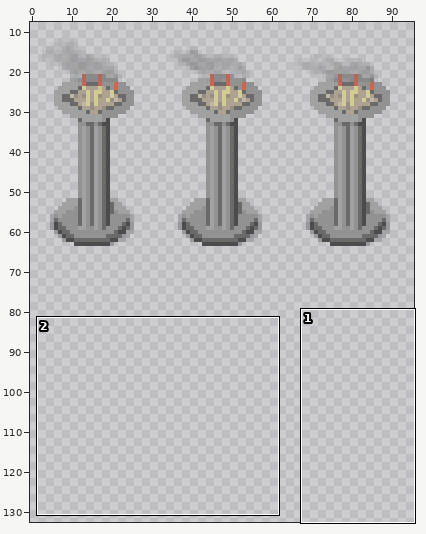
A sprite sheet gets an edit: AMOM/Graphics/Characters/$Incense.png. Above, an overview of the earlier version with the close-up marked.
Close-up. The starting point:
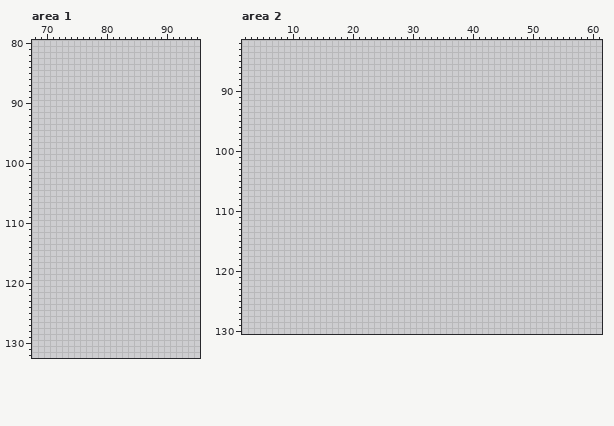
The file is 96x256 pixels. Pixels under 10% opacity are left out. Colours within 5 levels of each other are drawn and written as one. Shown: area 1: x 68..95, y 80..132; area 2: x 2..61, y 82..130. The wide view leaves out empty margins.
Palette (. is transparent): 
Pixels before, area 2 (only the part around the change), first column x 2:
 82 ............................................................
 83 ............................................................
 84 ............................................................
 85 ............................................................
 86 ............................................................
 87 ............................................................
 88 ............................................................
 89 ............................................................
 90 ............................................................
 91 ............................................................
 92 ............................................................
 93 ............................................................
 94 ............................................................
 95 ............................................................
 96 ............................................................
 97 ............................................................
 98 ............................................................
 99 ............................................................
100 ............................................................
101 ............................................................
102 ............................................................
103 ............................................................
104 ............................................................
105 ............................................................
106 ............................................................
107 ............................................................
108 ............................................................
109 ............................................................
110 ............................................................
111 ............................................................
112 ............................................................
113 ............................................................
114 ............................................................
115 ............................................................
116 ............................................................
117 ............................................................
118 ............................................................
119 ............................................................
120 ............................................................
121 ............................................................
122 ............................................................
123 ............................................................
124 ............................................................
125 ............................................................
126 ............................................................
127 ............................................................
128 ............................................................
129 ............................................................
130 ............................................................
Now the later version:
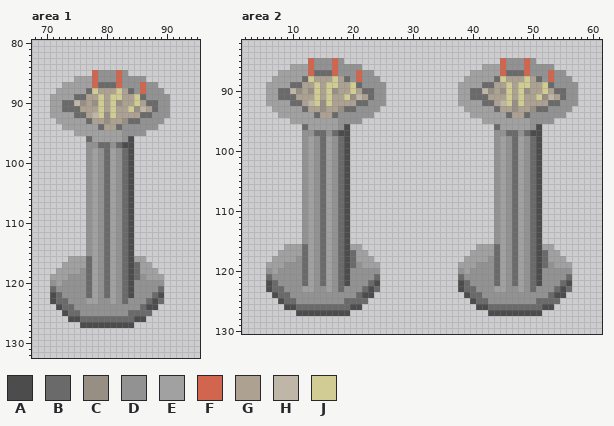
Colours new in this view: A #4d4c4d  B #6a6a6a  C #978f84  D #929292  E #a2a1a1  F #d1654d  G #ada292  H #c0b6a7  J #d1cc94
What changed:
Area 1:
y 85: x 78..83 ...... -> FDDDFD
y 86: x 75..86 ............ -> EEEFDDDFDDDD
y 87: x 73..88 ................ -> EEEEEFBBBFDDDFDD
y 88: x 72..89 .................. -> EEEEEBJGGGJGBDFDDD
y 89: x 71..90 .................... -> EEEEBBGGJGJJGGJBDDDD
y 90: x 71..90 .................... -> EEBBHCGCJGJCGGJGBBDD
y 91: x 71..90 .................... -> EEBBBGGGJGJGGJCHGBDD
y 92: x 71..90 .................... -> EEEEBBGHJCJGGGGBBDDD
y 93: x 72..89 .................. -> EEEEEBGGCGGCBBDDDD
y 94: x 73..88 ................ -> EEEEEEBGGBDDDDDD
y 95: x 75..86 ............ -> EEEEEEEEDDDD
y 96: x 77..84 ........ -> BEEEEEDA
y 97: x 77..84 ........ -> DDBBDBAA
y 98..115: x 77..84 ........ -> DEDBEDBA
y 116: x 74..86 ............. -> EEEBEDBEDBAEE
y 117: x 73..87 ............... -> EEEEBEDBEDBABEE
y 118: x 72..88 ................. -> EEEEDBEDBEDBABEEE
y 119: x 71..89 ................... -> EEEDDDBEDBEDBABDEEE
y 120: x 71..89 ................... -> DEDDDDBEDBEDBADDDDD
y 121: x 71..89 ................... -> BDDDDDBEDBEDBADDDDB
y 122: x 71..89 ................... -> ABDDDDBEDBEDBADDDBA
y 123: x 71..89 ................... -> ABBDDDEEDDEDBDDDBAB
y 124: x 72..88 ................. -> ABBDDDDDDDDDDDBAA
y 125: x 73..87 ............... -> ABBDDDDDDDDBBBB
y 126: x 74..86 ............. -> AABBBBBBBBBAA
y 127: x 76..84 ......... -> AAAAAAAAA
Area 2:
y 85: x 13..18 ...... -> FDDDFD; x 45..50 ...... -> FDDDFD
y 86: x 10..21 ............ -> EEEFDDDFDDDD; x 42..53 ............ -> EEEFDDDFDDDD
y 87: x 8..23 ................ -> EEEEEFBBBFDDDFDD; x 40..55 ................ -> EEEEEFBBBFDDDFDD
y 88: x 7..24 .................. -> EEEEEBJGGGJGBDFDDD; x 39..56 .................. -> EEEEEBJGGGJGBDFDDD
y 89: x 6..25 .................... -> EEEEBBGGJGJJGGJBDDDD; x 38..57 .................... -> EEEEBBGGJGJJGGJBDDDD
y 90: x 6..25 .................... -> EEBBHCGCJGJCGGJGBBDD; x 38..57 .................... -> EEBBHCGCJGJCGGJGBBDD
y 91: x 6..25 .................... -> EEBBBGGGJGJGGJCHGBDD; x 38..57 .................... -> EEBBBGGGJGJGGJCHGBDD
y 92: x 6..25 .................... -> EEEEBBGHJCJGGGGBBDDD; x 38..57 .................... -> EEEEBBGHJCJGGGGBBDDD
y 93: x 7..24 .................. -> EEEEEBGGCGGCBBDDDD; x 39..56 .................. -> EEEEEBGGCGGCBBDDDD
y 94: x 8..23 ................ -> EEEEEEBGGBDDDDDD; x 40..55 ................ -> EEEEEEBGGBDDDDDD
y 95: x 10..21 ............ -> EEEEEEEEDDDD; x 42..53 ............ -> EEEEEEEEDDDD
y 96: x 12..19 ........ -> BEEEEEDA; x 44..51 ........ -> BEEEEEDA
y 97: x 12..19 ........ -> DDBBDBAA; x 44..51 ........ -> DDBBDBAA
y 98..115: x 12..19 ........ -> DEDBEDBA; x 44..51 ........ -> DEDBEDBA
y 116: x 9..21 ............. -> EEEBEDBEDBAEE; x 41..53 ............. -> EEEBEDBEDBAEE
y 117: x 8..22 ............... -> EEEEBEDBEDBABEE; x 40..54 ............... -> EEEEBEDBEDBABEE
y 118: x 7..23 ................. -> EEEEDBEDBEDBABEEE; x 39..55 ................. -> EEEEDBEDBEDBABEEE
y 119: x 6..24 ................... -> EEEDDDBEDBEDBABDEEE; x 38..56 ................... -> EEEDDDBEDBEDBABDEEE
y 120: x 6..24 ................... -> DEDDDDBEDBEDBADDDDD; x 38..56 ................... -> DEDDDDBEDBEDBADDDDD
y 121: x 6..24 ................... -> BDDDDDBEDBEDBADDDDB; x 38..56 ................... -> BDDDDDBEDBEDBADDDDB
y 122: x 6..24 ................... -> ABDDDDBEDBEDBADDDBA; x 38..56 ................... -> ABDDDDBEDBEDBADDDBA
y 123: x 6..24 ................... -> ABBDDDEEDDEDBDDDBAB; x 38..56 ................... -> ABBDDDEEDDEDBDDDBAB
y 124: x 7..23 ................. -> ABBDDDDDDDDDDDBAA; x 39..55 ................. -> ABBDDDDDDDDDDDBAA
y 125: x 8..22 ............... -> ABBDDDDDDDDBBBB; x 40..54 ............... -> ABBDDDDDDDDBBBB
y 126: x 9..21 ............. -> AABBBBBBBBBAA; x 41..53 ............. -> AABBBBBBBBBAA
y 127: x 11..19 ......... -> AAAAAAAAA; x 43..51 ......... -> AAAAAAAAA
Boxes around the changes in both close-ups, in picture pixels (x1, y1, x2, y2):
added: (50, 70, 170, 328)
added: (266, 58, 386, 316)
added: (458, 58, 578, 316)
